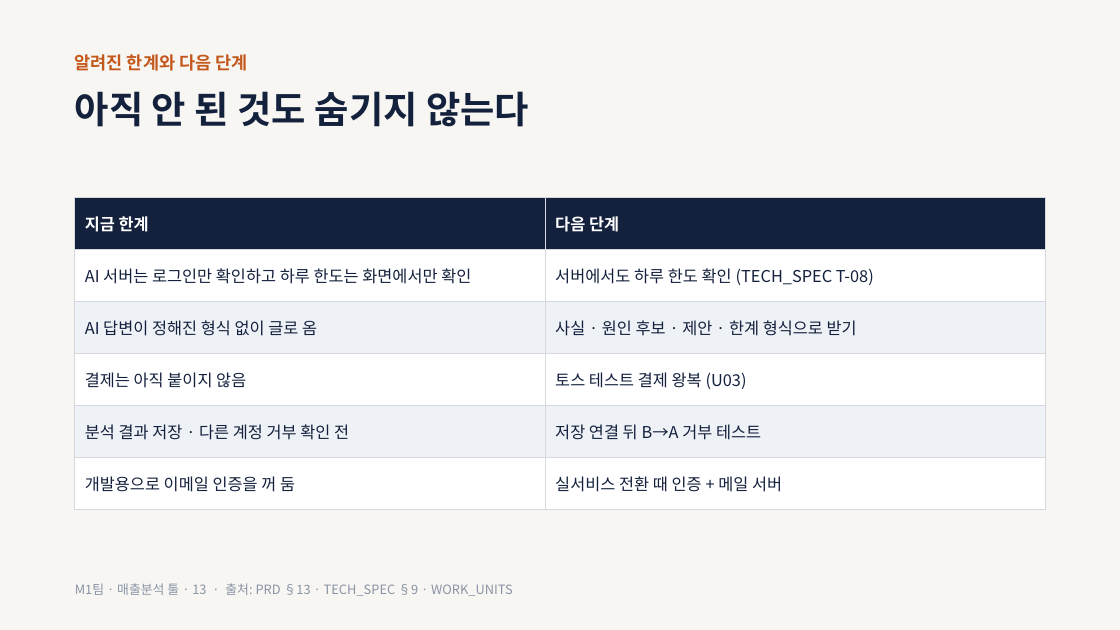
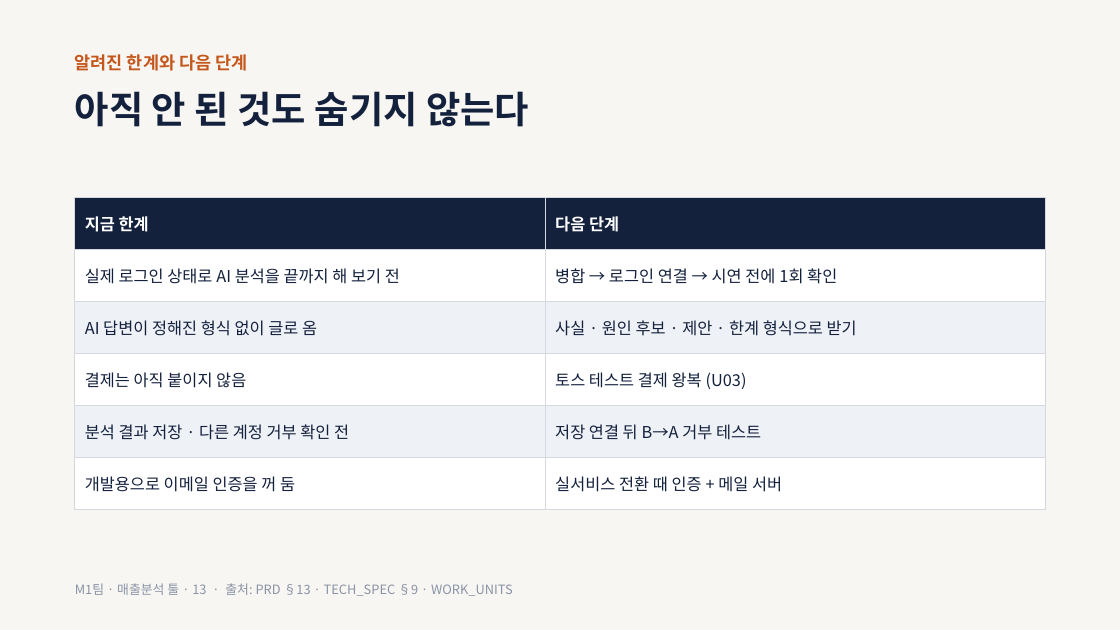
Before and after one commit to ctaleez51-art/sales-analysis, a slide deck: slide 13 of docs/presentation/M1_presentation_draft_v0.1.pptx. Drawn at 1120x630 pixels with LibreOffice and Linux fonts; fonts in the diff are those of the drawing. Boxes give left, top, right and bottom in pixels: in the first picture for what was removed or moved away, otherwise in the second. Text is boxed around its words. In the diff, an @@ line names an element or a change of style, - is before the commit and + after.

```diff
--- a/docs/presentation/M1_presentation_draft_v0.1.pptx
+++ b/docs/presentation/M1_presentation_draft_v0.1.pptx
@@ table at box(75, 197, 1046, 496) @@
-row 2, column 1: AI 서버는 로그인만 확인하고 하루 한도는 화면에서만 확인
+row 2, column 1: 실제 로그인 상태로 AI 분석을 끝까지 해 보기 전
-row 2, column 2: 서버에서도 하루 한도 확인 (TECH_SPEC T-08)
+row 2, column 2: 병합 → 로그인 연결 → 시연 전에 1회 확인
```
Also in this commit, not shown: 1 other slide changed, 1 other file.
